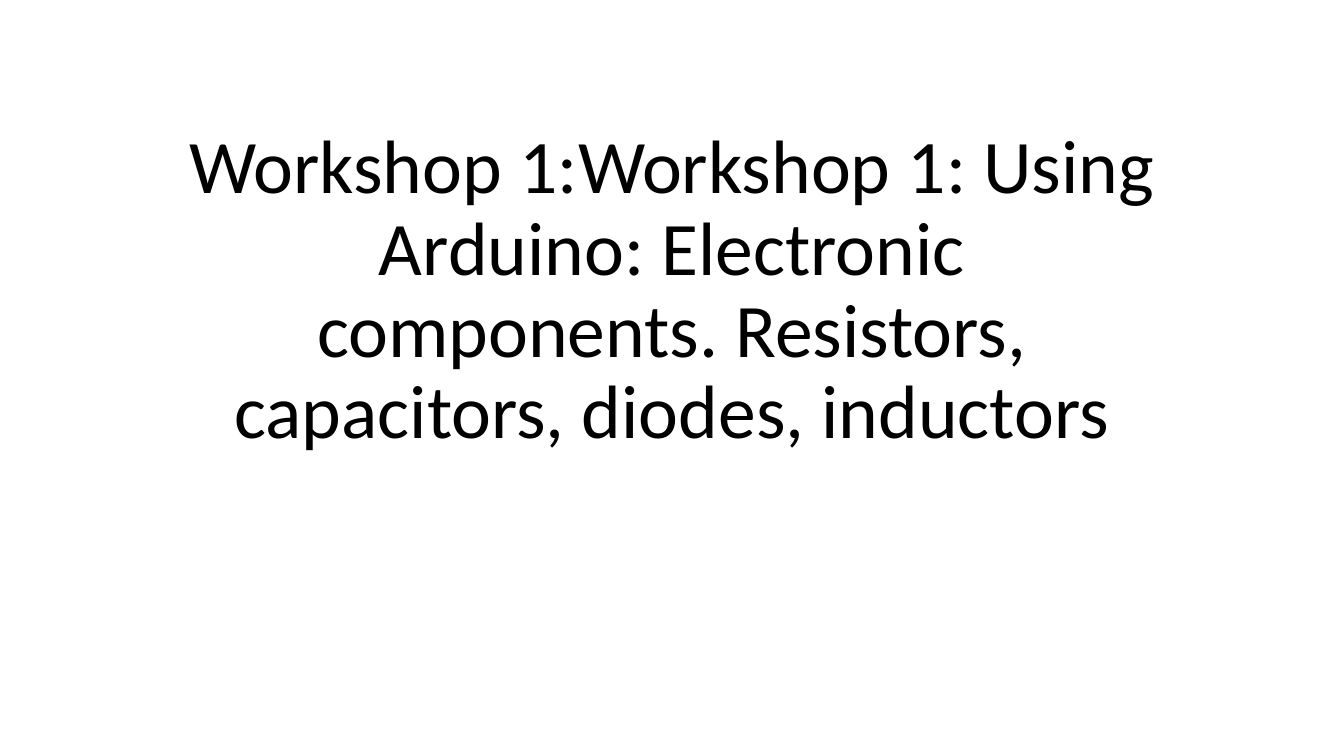
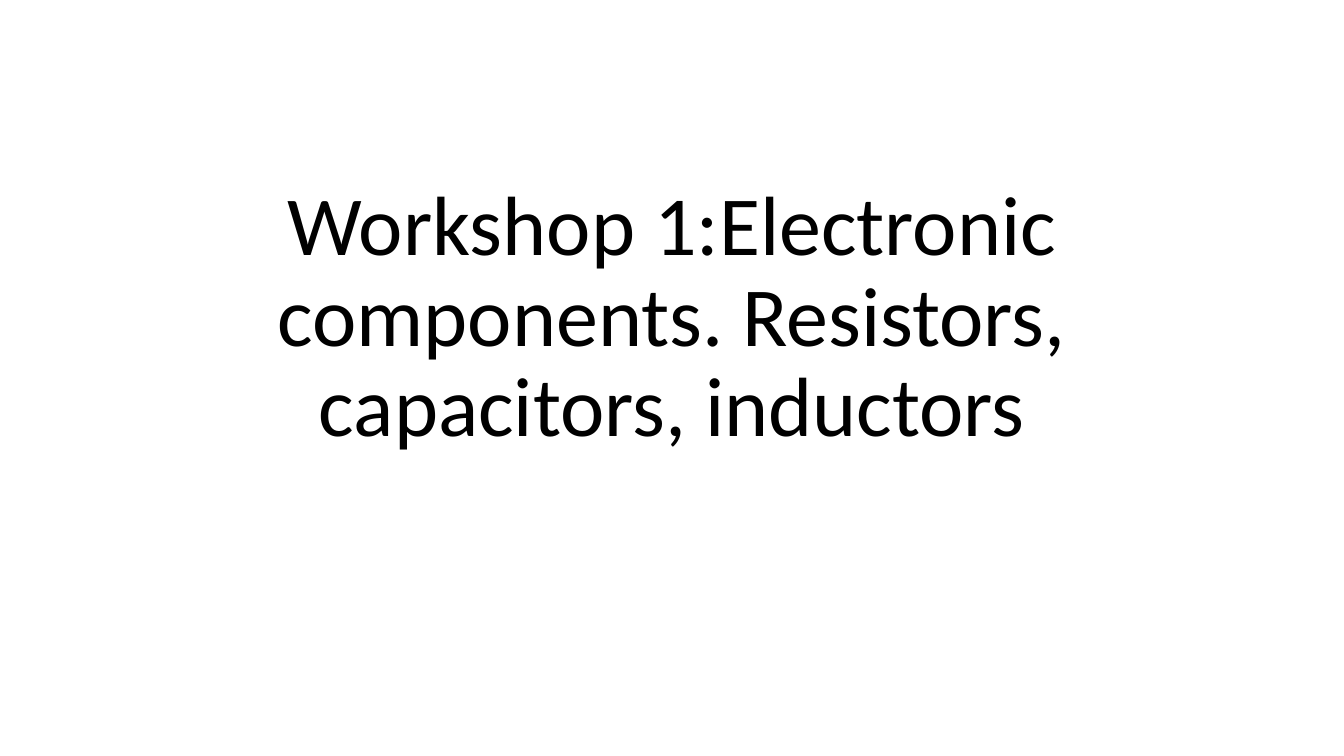
Before and after one commit to Runtime-Learner/McGill-BattleBots-Club, a slide deck: slide 1 of ECSE/Workshop-1/workshop1.pptx. Drawn at 1344x756 pixels with LibreOffice and Linux fonts; fonts in the diff are those of the drawing. Boxes give left, top, right and bottom in pixels: in the first picture for what was removed or moved away, otherwise in the second. Text is boxed around its words. In the diff, an @@ line names an element or a change of style, - is before the commit and + after.

```diff
--- a/ECSE/Workshop-1/workshop1.pptx
+++ b/ECSE/Workshop-1/workshop1.pptx
@@ title at (x1=278, y1=196, x2=1066, y2=450): text changed; size 54 to 60 pt @@
-Workshop 1:Workshop 1: Using Arduino: Electronic components. Resistors, capacitors, diodes, inductors
+Workshop 1:Electronic components. Resistors, capacitors, inductors
```
Also in this commit, not shown: 4 other slides changed, 5 slides added, 4 other files.
